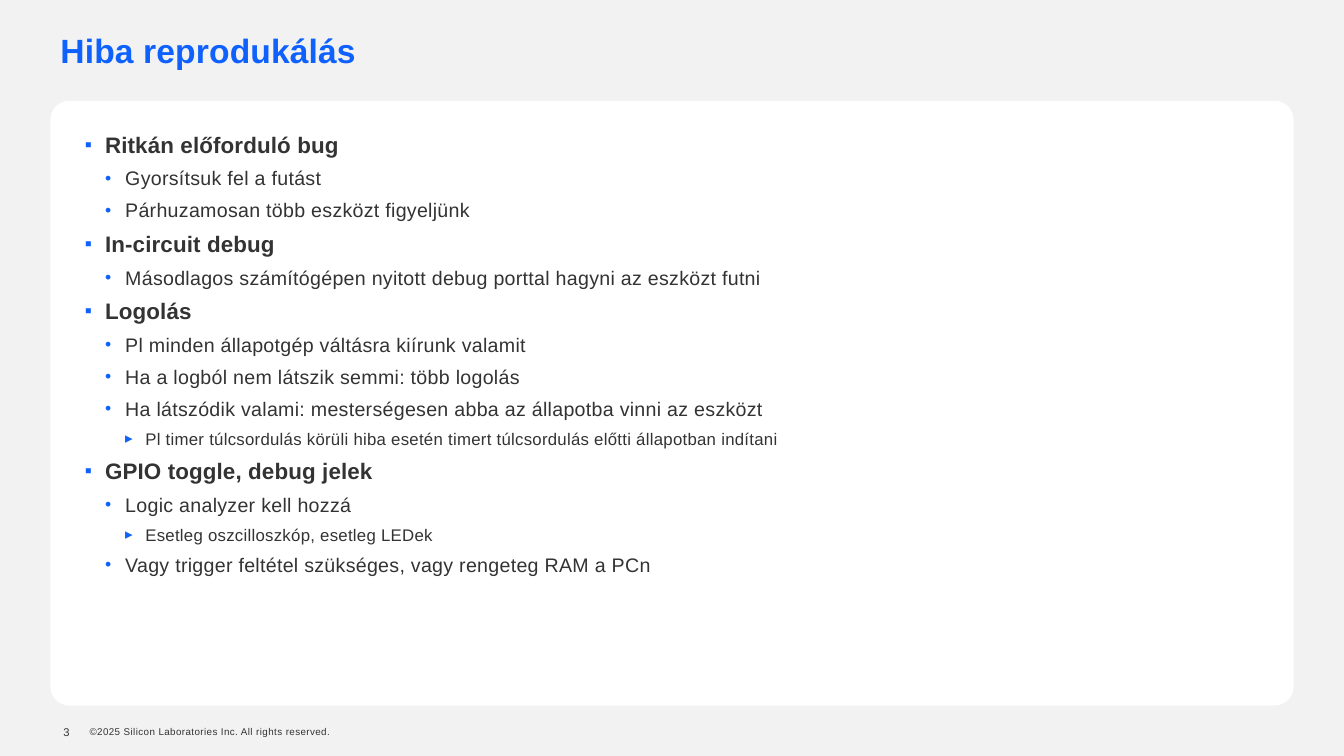
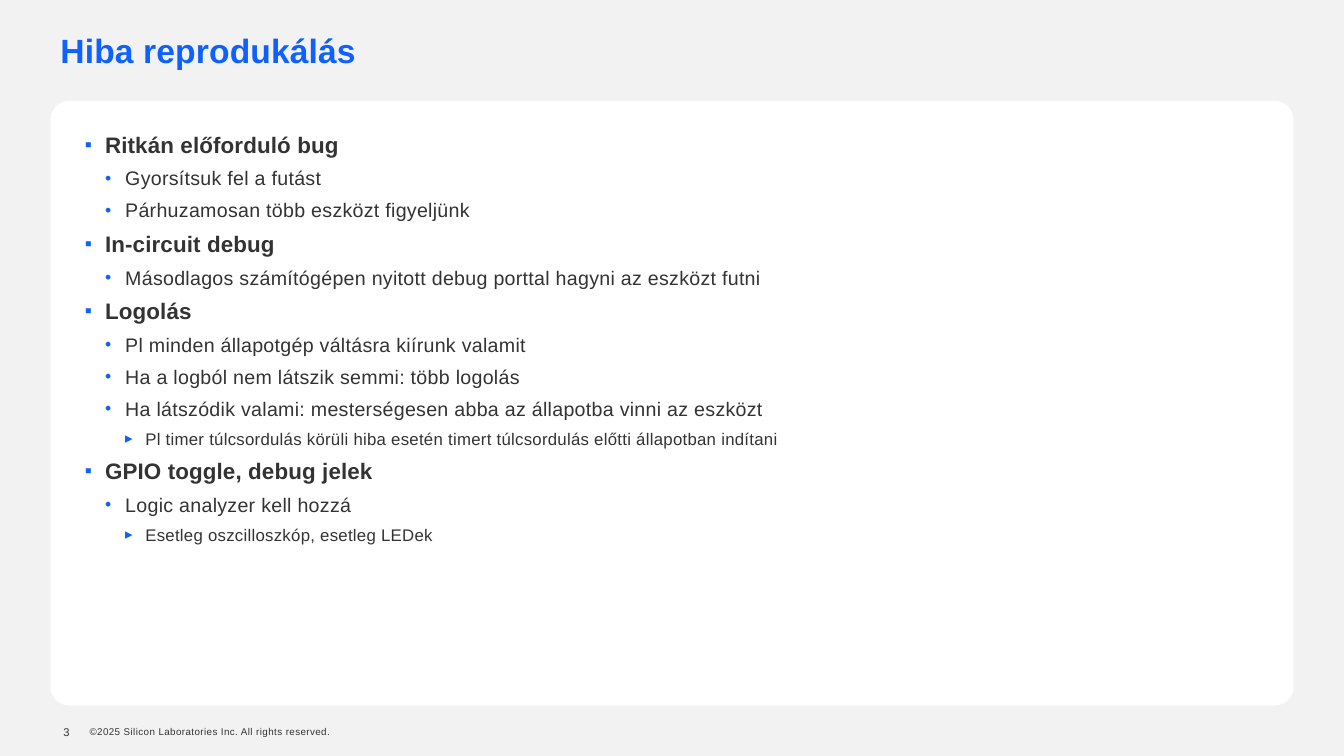
Before and after one commit to andrasbiro-silabs/cansat-bug-presentation, a slide deck: slide 3 of cansat_debug.pptx. Drawn at 1344x756 pixels with LibreOffice and Linux fonts; fonts in the diff are those of the drawing; background and template pictures are left out. Boxes give left, top, right and bottom in pixels: in the first picture for what was removed or moved away, otherwise in the second. Text is boxed around its words. In the diff, an @@ line names an element or a change of style, - is before the commit and + after.

```diff
--- a/cansat_debug.pptx
+++ b/cansat_debug.pptx
@@ text at <box>125,557,651,576</box>: paragraph removed @@
-  • Vagy trigger feltétel szükséges, vagy rengeteg RAM a PCn
```
Also in this commit, not shown: 4 other slides changed, 1 slide removed, 1 other file.
